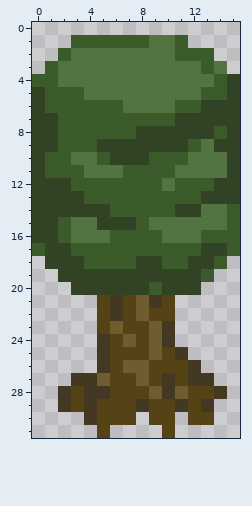
Pixel-art sprite -- assets/textures/tree.png. The picture above is the old version.
The file is 16x32 pixels.
Once edited:
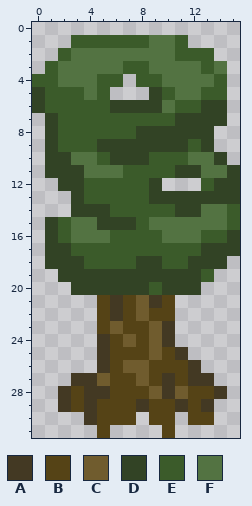
Palette (. is transparent): A #433923  B #554316  C #705c2e  D #324325  E #3b5b2a  F #537342
Changes in this commit:
The edit turns colour E into colour D in row 6 at x 6; in row 10 at x 1 to 2; in row 11 at x 1 to 3; in row 12 at x 3 and 9; in row 13 at x 9 to 12; in rows 16 to 17 at x 15.
The edit turns colour E into colour D in row 18 at x 14.
The edit turns colour F into colour D in row 5 at x 9; in row 6 at x 7 to 9; in row 9 at x 13; in row 10 at x 14; in row 11 at x 11 to 12.
The edit turns colour F into colour E in row 3 at x 7 to 8; in row 4 at x 5 to 6 and 8 to 9; in row 5 at x 5 and 10.
The author cleared colour D in rows 4 to 6 at x 15; in rows 7 to 8 at x 0 and 15; in row 9 at x 0 and 14 to 15; in row 10 at x 0 and 15; in row 11 at x 0; in row 12 at x 0 to 1.
The author cleared colour D in rows 13 to 14 at x 0 to 2; in rows 15 to 16 at x 0.
The author cleared colour E in row 8 at x 14; in row 12 at x 11 to 12; in row 17 at x 0.
The author cleared colour F in row 4 at x 7; in row 5 at x 6 to 8; in row 12 at x 10.
Pixel boxes of the changes (left, top, right, bottom) in both pictures:
changed: (32, 61, 240, 269)
